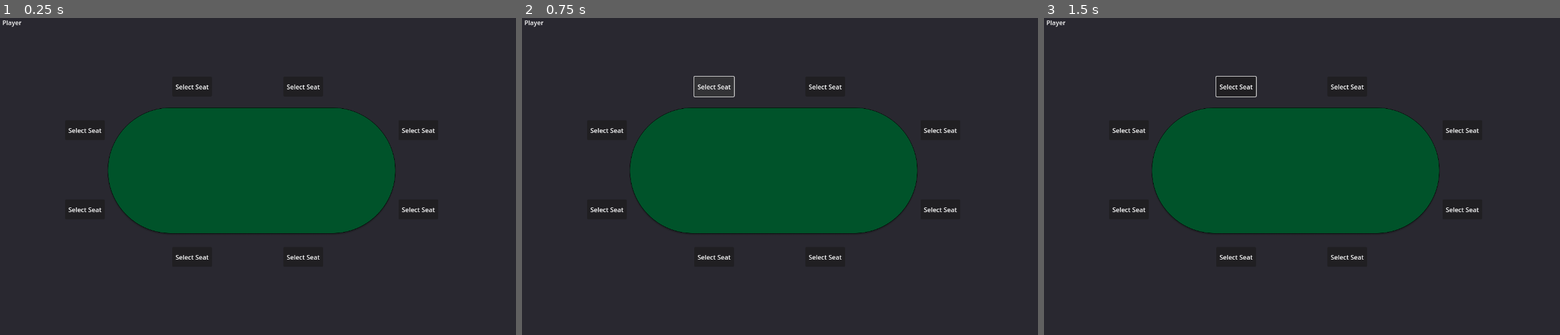
Above: before the commit, frames 1-3 (left to right).
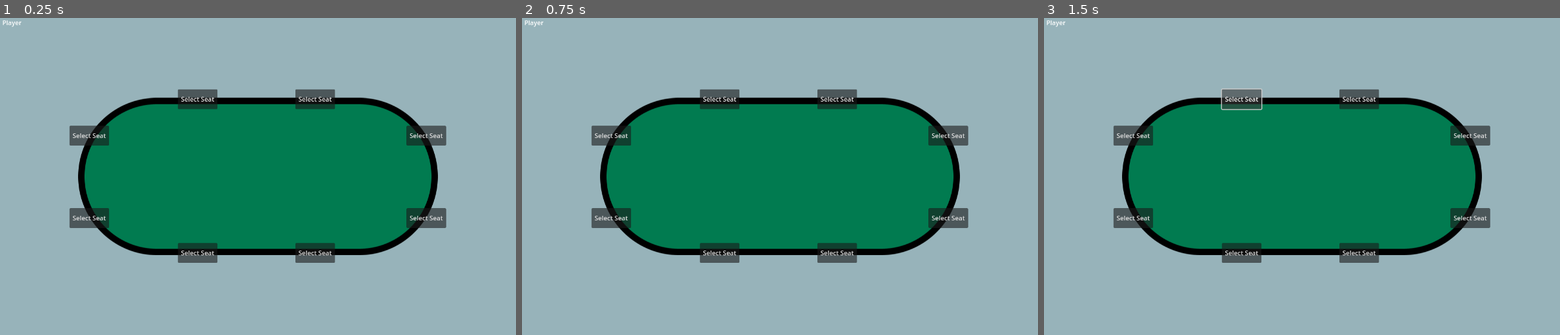
Above: after the commit, the same moments.

Repository: mikechuck/poker-game
Game: Godot game, scene res://scenes/main.tscn
Two runs of this game, one before a commit and one after it. Both use one fixed random seed, a clock stepped at 60 frames per second and the inputs below.
Inputs (mouse positions are in pixels of both pictures, inside the frame that each line leads up to):
- Up to frame 1 (0.25 s): no input
- Up to frame 2 (0.75 s): click (712, 87) at 0.5 s, where only the run before the commit has a clickable "[center] Select Seat [/center]"
- Up to frame 3 (1.5 s): click (1240, 100) at 1.25 s, where only the run after the commit has a clickable "Select Seat"

The runs differ from the first frame. In frame 1, 99% of the frame differs, in the area x 0-100%, y 0-100%; in frame 2, 99%; in frame 3, 99%.

Commit message:
finished player seat swapping and connection/disconnection logic

Diff:
--- a/project.godot
+++ b/project.godot
@@ -24,4 +24,4 @@
 
 renderer/rendering_method="gl_compatibility"
 renderer/rendering_method.mobile="gl_compatibility"
-environment/defaults/default_clear_color=Color(0.161084, 0.158483, 0.18731, 1)
+environment/defaults/default_clear_color=Color(0.592157, 0.701961, 0.729412, 1)
--- a/scenes/UI/seat_button.tscn
+++ b/scenes/UI/seat_button.tscn
@@ -10,22 +10,7 @@
 offset_right = 100.0
 offset_bottom = 50.0
 mouse_default_cursor_shape = 2
+text = "Select Seat"
 script = ExtResource("2_4n56r")
 
-[node name="RichTextLabel" type="RichTextLabel" parent="SelectSeatButton"]
-layout_mode = 1
-anchors_preset = 14
-anchor_top = 0.5
-anchor_right = 1.0
-anchor_bottom = 0.5
-offset_top = -11.5
-offset_bottom = 11.5
-grow_horizontal = 2
-grow_vertical = 2
-mouse_filter = 2
-bbcode_enabled = true
-text = "[center] Select Seat [/center]
-"
-fit_content = true
-
 [connection signal="pressed" from="SelectSeatButton" to="SelectSeatButton" method="_on_pressed"]
--- a/scenes/main.tscn
+++ b/scenes/main.tscn
@@ -5,54 +5,52 @@
 [ext_resource type="Texture2D" uid="uid://dokhuselowgtk" path="res://assets/PokerTable.png" id="2_sugp2"]
 [ext_resource type="PackedScene" uid="uid://iksy47spcvoa" path="res://scenes/UI/seat_button.tscn" id="3_jyhfs"]
 
-[node name="main" type="Node2D"]
+[node name="Root" type="Control"]
+layout_mode = 3
+anchors_preset = 8
+anchor_left = 0.5
+anchor_top = 0.5
+anchor_right = 0.5
+anchor_bottom = 0.5
+grow_horizontal = 2
+grow_vertical = 2
 
 [node name="Table" type="Node2D" parent="."]
 script = ExtResource("1_cfscn")
 
 [node name="PokerTable" type="Sprite2D" parent="Table"]
-position = Vector2(634, 388)
-scale = Vector2(0.4, 0.4)
 texture = ExtResource("2_sugp2")
 
 [node name="SeatButton1" parent="Table/PokerTable" instance=ExtResource("3_jyhfs")]
-position = Vector2(-500, -600)
-scale = Vector2(2.5, 2.5)
+position = Vector2(-202, -220)
 seat_number = 1
 
 [node name="SeatButton2" parent="Table/PokerTable" instance=ExtResource("3_jyhfs")]
-position = Vector2(200, -600)
-scale = Vector2(2.5, 2.5)
+position = Vector2(94, -220)
 seat_number = 2
 
 [node name="SeatButton3" parent="Table/PokerTable" instance=ExtResource("3_jyhfs")]
-position = Vector2(925, -325)
-scale = Vector2(2.5, 2.5)
+position = Vector2(374, -128)
 seat_number = 3
 
 [node name="SeatButton4" parent="Table/PokerTable" instance=ExtResource("3_jyhfs")]
-position = Vector2(925, 175)
-scale = Vector2(2.5, 2.5)
+position = Vector2(374, 80)
 seat_number = 4
 
 [node name="SeatButton5" parent="Table/PokerTable" instance=ExtResource("3_jyhfs")]
-position = Vector2(200, 475)
-scale = Vector2(2.5, 2.5)
+position = Vector2(94, 168)
 seat_number = 5
 
 [node name="SeatButton6" parent="Table/PokerTable" instance=ExtResource("3_jyhfs")]
-position = Vector2(-500, 475)
-scale = Vector2(2.5, 2.5)
+position = Vector2(-202, 168)
 seat_number = 6
 
 [node name="SeatButton8" parent="Table/PokerTable" instance=ExtResource("3_jyhfs")]
-position = Vector2(-1175, -325)
-scale = Vector2(2.5, 2.5)
+position = Vector2(-475, -128)
 seat_number = 8
 
 [node name="SeatButton7" parent="Table/PokerTable" instance=ExtResource("3_jyhfs")]
-position = Vector2(-1175, 175)
-scale = Vector2(2.5, 2.5)
+position = Vector2(-475, 80)
 seat_number = 7
 
 [node name="GameManager" type="Node2D" parent="."]
--- a/scenes/player.tscn
+++ b/scenes/player.tscn
@@ -1,7 +1,8 @@
-[gd_scene load_steps=4 format=3 uid="uid://x8p6qfmpkras"]
+[gd_scene load_steps=5 format=3 uid="uid://x8p6qfmpkras"]
 
 [ext_resource type="Script" uid="uid://dsw4s5bge27tu" path="res://scripts/player.gd" id="1_4kbsb"]
-[ext_resource type="Texture2D" uid="uid://dqgd6uv50ipj6" path="res://assets/PlayerCard.png" id="2_g2els"]
+[ext_resource type="Texture2D" uid="uid://3dxghjf2mnwd" path="res://assets/PlayerCard/DetailsCard.png" id="2_qhqgy"]
+[ext_resource type="Texture2D" uid="uid://cnts468j2l03y" path="res://assets/PlayerCard/ProfilePicture.png" id="3_dqkch"]
 
 [sub_resource type="GDScript" id="GDScript_xygjn"]
 
@@ -9,19 +10,35 @@
 script = ExtResource("1_4kbsb")
 
 [node name="PlayerCard" type="Node2D" parent="."]
-position = Vector2(-100, -15)
+position = Vector2(-40, -20)
 script = SubResource("GDScript_xygjn")
 
-[node name="PlayerCard2" type="Sprite2D" parent="PlayerCard"]
-position = Vector2(100, 39)
-texture = ExtResource("2_g2els")
+[node name="DetailsCard" type="Sprite2D" parent="PlayerCard"]
+position = Vector2(101, 48)
+texture = ExtResource("2_qhqgy")
 
-[node name="PlayerName" type="RichTextLabel" parent="PlayerCard"]
+[node name="ProfilePicture" type="Sprite2D" parent="PlayerCard"]
+position = Vector2(15, 41)
+texture = ExtResource("3_dqkch")
+
+[node name="Name" type="RichTextLabel" parent="PlayerCard"]
 clip_contents = false
-offset_left = 44.0
-offset_top = 2.0
+offset_left = 71.0
+offset_top = 13.0
 offset_right = 198.0
-offset_bottom = 32.0
-text = "Player 1"
+offset_bottom = 43.0
+bbcode_enabled = true
+text = "[font_size=16][b]Player 1[/b][/font_size]"
 fit_content = true
 scroll_active = false
+
+[node name="CashAmount" type="RichTextLabel" parent="PlayerCard"]
+clip_contents = false
+offset_left = 71.0
+offset_top = 43.0
+offset_right = 198.0
+offset_bottom = 73.0
+bbcode_enabled = true
+text = "[font_size=16]$50[/font_size]"
+fit_content = true
+scroll_active = false
--- a/scripts/UI/player_ui.gd
+++ b/scripts/UI/player_ui.gd
@@ -1,6 +1,4 @@
 extends Node2D
-
-@export var seat_select_button: PackedScene = preload("res://scenes/UI/seat_button.tscn")
 
 var player_data = null
 
--- a/scripts/UI/select_seat_button.gd
+++ b/scripts/UI/select_seat_button.gd
@@ -1,5 +1,12 @@
 extends Button
+
+var game_manager
+
+func _ready() -> void:
+	game_manager = get_parent().get_parent().get_parent().get_parent().get_node("GameManager")
+
 
 func _on_pressed() -> void:
 	var seat_button_node = get_parent()
 	print("Seat number pressed: %s" % [seat_button_node.seat_number])
+	game_manager.client_request_seat.rpc_id(1, seat_button_node.seat_number)
--- a/scripts/UI/table.gd
+++ b/scripts/UI/table.gd
@@ -18,26 +18,28 @@
 func _draw() -> void:
 	screen_origin = get_viewport_rect().size / 2
 
-func update_player_seats(player_seat_data: Dictionary[int, PlayerSeat]):
+func update_player_seats(new_player_seats: Dictionary[int, PlayerSeat]):
 	var poker_table = $PokerTable
-	print(poker_table.scale)
-	player_seats = player_seat_data
-	for seat_id in player_seat_data.keys():
-		var seat_data = player_seat_data[seat_id]
+
+	# Clear player seats first
+	for seat_id in player_seats.keys():
+		if (player_seats[seat_id].player_node != null):
+			remove_child(player_seats[seat_id].player_node)
+			player_seats[seat_id].player_node = null
+		seat_nodes[seat_id].visible = true
+
+	# Then spawn any players and hide seat buttons
+	for seat_id in new_player_seats.keys():
+		var seat_data = new_player_seats[seat_id]
 		var seat_node = seat_nodes[seat_id]
-		print("seat node position: ", seat_node.position + (screen_origin * 2))
 		if seat_data.player_id != 0:
 			var player_instance = player_scene.instantiate()
-			player_instance.position = (poker_table.scale * seat_node.position) + screen_origin
-			print("screen_origin:", screen_origin)
+			# Need to transform seat position coords from local scale to global scale (0.4 -> 1)
+			player_instance.position = (poker_table.scale * seat_node.position)
 			player_instance.player_id = seat_data.player_id
 			seat_data.player_node = player_instance
 			add_child(player_instance)
 			seat_nodes[seat_id].visible = false
-		else:
-			seat_nodes[seat_id].visible = true
-	# Got new seat data, loop through seat nodes and enable/disable based on if player is there
-	# Move player spawning logic to this script
-	# Add some more data to the Player scene UI so
-	# Connect the seat button to "request seat" rpc call to server
-	# Add a "connected players" list in the top corner to show everyone in the room
+
+	# Set new data
+	player_seats = new_player_seats
--- a/scripts/game_manager.gd
+++ b/scripts/game_manager.gd
@@ -38,9 +38,10 @@
 		set_player_seats()
 	else:
 		is_server = false
+		screen_origin = get_viewport_rect().size / 2
 		player_ui_instance = player_ui_scene.instantiate()
+		player_ui_instance.position = Vector2.ZERO - screen_origin
 		add_child(player_ui_instance)
-		screen_origin = get_viewport_rect().size / 2
 		connect_to_server()
 		queue_redraw()
 
@@ -85,6 +86,7 @@
 	for seat in player_seats.values():
 		if seat.player_id == id:
 			seat.player_id = 0
+			seat.player_node = null
 	update_connected_players_list.rpc(serialize_connected_players())
 	update_player_seats_list.rpc(serialize_player_seats())
 	print("Number of players connected: %s" % [connected_players.size()])
@@ -141,30 +143,12 @@
 func _on_disconnected():
 	print("Disconnected from server.")
 
-func clear_drawn_player_nodes():
-	for seat in player_seats.values():
-		if seat.player_node != null:
-			remove_child(seat.player_node)
-			queue_free()
-
-func redraw_players():
-	for seat_index in player_seats.keys():
-		var seat = player_seats[seat_index]
-		#if seat.player_id != 0:
-			#print("%s | Spawning player %s at seat %s" % [player_data.id, seat.player_id, seat_index])
-			#var player_instance = player_scene.instantiate()
-			#player_instance.position = seat.pos + screen_origin
-			#player_instance.player_id = seat.player_id
-			#seat.player_node = player_instance
-			#add_child(player_instance)
-
 ### Client RPCs
 
 @rpc("reliable", "authority")
 func assign_player_data(player):
 	player_data = ConnectedPlayer.from_dict(player)
 	player_ui_instance.set_player_data(player_data)
-	print("My player id is: %s" % [player_data.id])
 	client_request_seat.rpc_id(1, 1)
 
 @rpc("reliable", "call_remote")
@@ -180,7 +164,6 @@
 	# can't do anything with this data yet in that case
 	if (player_data != null):
 		player_seats = deserialize_player_seats(new_player_seats)
-		redraw_players()
 		var tableInstance = get_parent().get_node("Table")
 		tableInstance.update_player_seats(player_seats)
 
@@ -188,7 +171,7 @@
 ###################################### Helper Functions #############################################
 
 func set_player_seats():
-	for i in range(1, 8):
+	for i in range(1, 9):
 		var player_seat = PlayerSeat.new()
 		player_seat.player_id = 0
 		player_seats[i] = player_seat
@@ -222,7 +205,6 @@
 	var desired_seat = player_seats.get(seat_number)
 	if (desired_seat.player_id != 0):
 		seat_number = (seat_number + 1) % 8
-		print("Seat already filled by %s, changed seat number to %s" % [desired_seat.player_id, seat_number])
 		desired_seat = player_seats.get(seat_number)
 		seat_number = get_next_free_seat(seat_number)
 	return seat_number
--- a/scripts/player.gd
+++ b/scripts/player.gd
@@ -1,20 +1,13 @@
 extends Node2D
+class_name Player
 
 @onready var player_card = $PlayerCard
-@onready var player_name_label = $PlayerCard/PlayerName
+@onready var player_name_label = $PlayerCard/Name
 
 var player_id = 0
 
 func _ready() -> void:
-	player_name_label.text = player_id
+	player_name_label.text = "[font_size=16][b]%s[/b][/font_size]" % [str(player_id)]
 
 func _draw() -> void:
-	var style_box = StyleBoxFlat.new()
-	style_box.bg_color = Color.BLACK
-	style_box.corner_radius_top_left = 20
-	style_box.corner_radius_top_right = 20
-	style_box.corner_radius_bottom_left = 20
-	style_box.corner_radius_bottom_right = 20
-	var rect = Rect2(player_card.position.x, player_card.position.y - 10, 300, 100)
-
-	draw_style_box(style_box, rect)
+	pass
--- a/scripts/player_seat.gd
+++ b/scripts/player_seat.gd
@@ -14,7 +14,6 @@
 
 static func from_dict(dict) -> PlayerSeat:
 	var instance = PlayerSeat.new()
-	instance.pos = dict.get("pos")
 	instance.player_id = dict.get("player_id")
 	instance.player_node = dict.get("player_node")
 	return instance
Binary file added: assets/PlayerCard/BetBadge.png
Binary file added: assets/PlayerCard/DetailsCard.png
Binary file added: assets/PlayerCard/ProfilePicture.png
Binary file changed: assets/PokerTable.png
